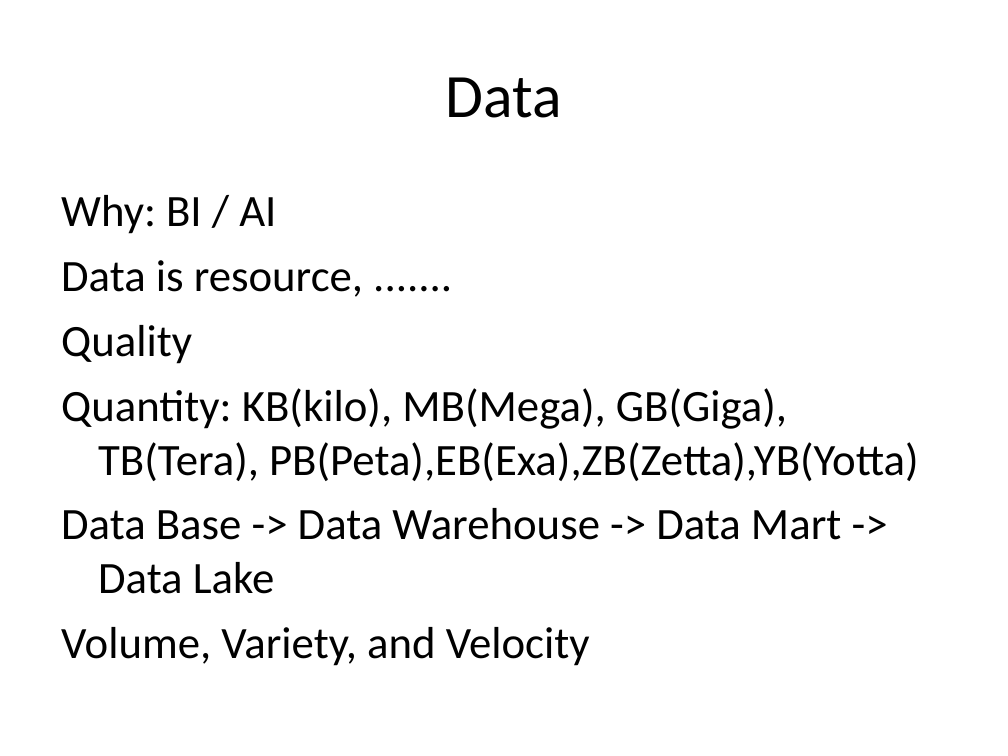
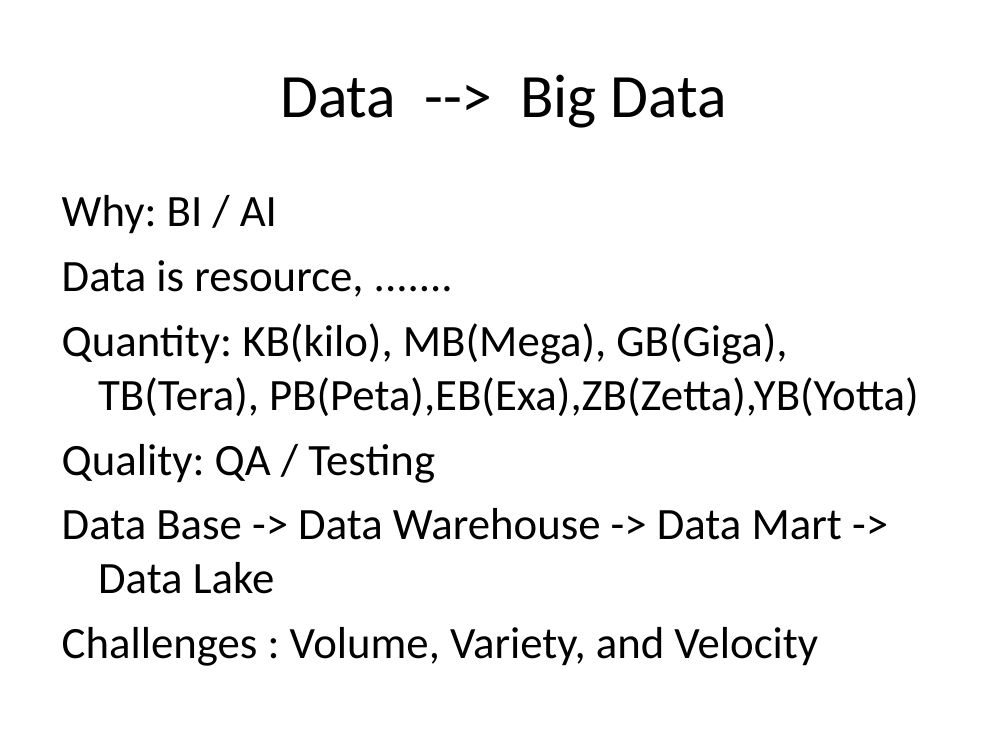
Before and after one commit to robin3795/sudoku, a slide deck: slide 3 of BigData.ppt. Drawn at 1008x756 pixels with LibreOffice and Linux fonts; fonts in the diff are those of the drawing. Boxes give left, top, right and bottom in pixels: in the first picture for what was removed or moved away, otherwise in the second. Text is boxed around its words. In the diff, an @@ line names an element or a change of style, - is before the commit and + after.

```diff
--- a/BigData.ppt
+++ b/BigData.ppt
@@ title at (280,74,727,128): text changed @@
-Data
+Data --> Big Data
@@ text at (62,195,919,594): indent changed @@
@@ text at (61,325,192,364): paragraph removed @@
-Quality
@@ text at (62,444,435,483): paragraph added @@
+Quality: QA / Testing
@@ text at (62,627,818,666): text changed @@
-Volume, Variety, and Velocity
+Challenges : Volume, Variety, and Velocity
```
Also in this commit, not shown: 6 other slides changed, 3 slides added, 2 slides removed, 1 other file.
